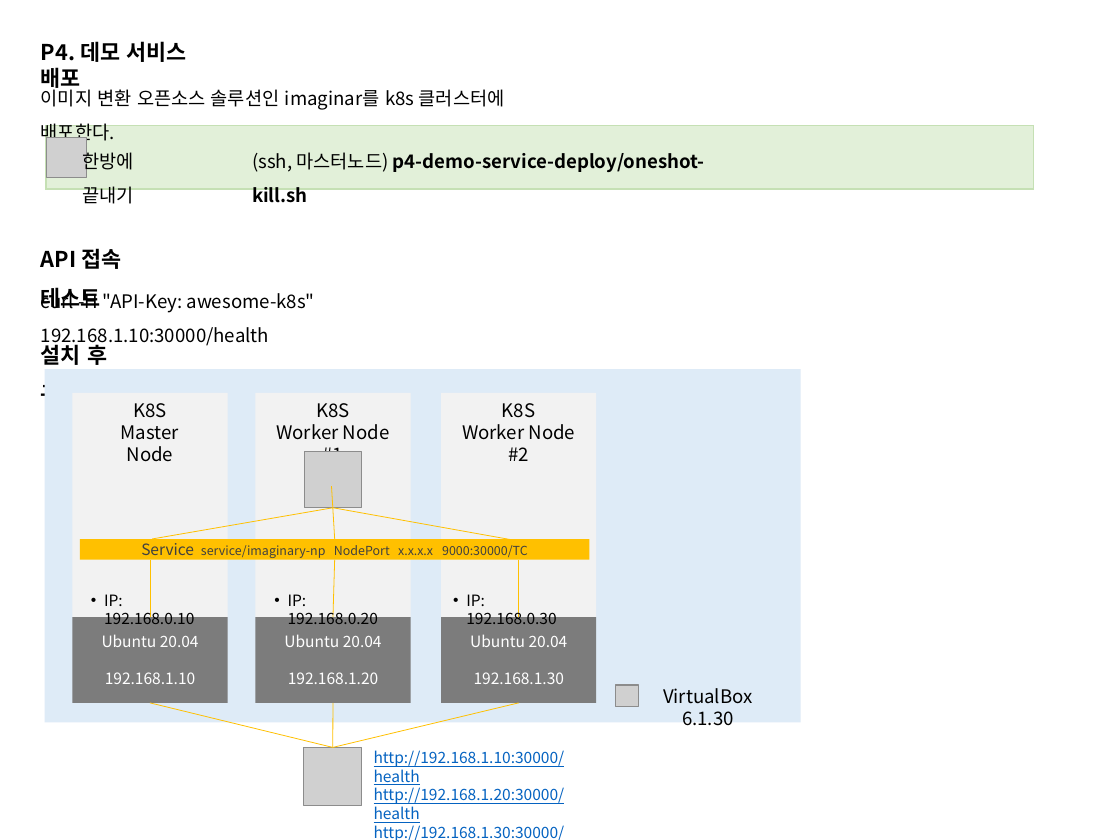
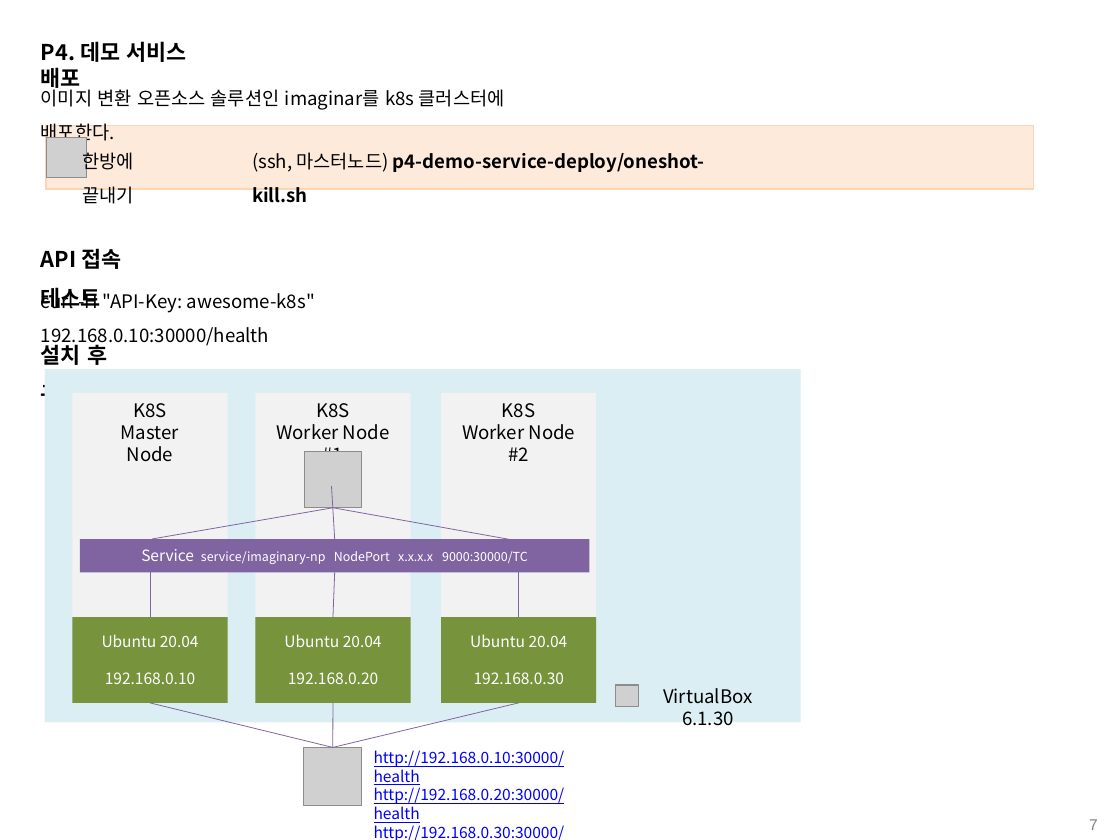
Before and after one commit to grollcake/k8s-practice, a slide deck: slide 7 of k8s practice.pptx. Drawn at 1120x840 pixels with LibreOffice and Linux fonts; fonts in the diff are those of the drawing; grey boxes stand for pictures. Boxes give left, top, right and bottom in pixels: in the first picture for what was removed or moved away, otherwise in the second. Text is boxed around its words. In the diff, an @@ line names an element or a change of style, - is before the commit and + after.

```diff
--- a/k8s practice.pptx
+++ b/k8s practice.pptx
@@ rectangle at <box>46,125,1034,189</box>: fill #E2F0D9 to #FDEADA; outline #C5E0B4 1 pt to #FCD5B5 1 pt @@
@@ text at <box>41,289,315,348</box>: text changed @@
-curl -H "API-Key: awesome-k8s" 192.168.1.10:30000/health
+curl -H "API-Key: awesome-k8s" 192.168.0.10:30000/health
@@ rectangle at <box>45,370,801,722</box>: fill #DEEBF7 to #DBEEF4 @@
@@ line (152, 539) - (333, 507): stroke #FFC000 0.5 pt to #8064A2 0.5 pt @@
@@ line (335, 539) - (332, 486): stroke #FFC000 0.5 pt to #8064A2 0.5 pt @@
@@ line (519, 541) - (333, 507): stroke #FFC000 0.5 pt to #8064A2 0.5 pt @@
@@ rectangle "Service service/imaginary-np NodePort x.x.x.x 9000:30000/TC": place and size @@
-rectangle "Service service/imaginary-np NodePort x.x.x.x 9000:30000/TC" at <box>80,539,589,559</box>
+rectangle "Service service/imaginary-np NodePort x.x.x.x 9000:30000/TC" at <box>80,539,589,572</box>
@@ rectangle "Service service/imaginary-np NodePort x.x.x.x 9000:30000/TC" at <box>80,539,589,572</box>: text colour #404040 to #FFFFFF; fill #FFC000 to #8064A2 @@
@@ line (150, 617) - (150, 560): stroke #FFC000 0.5 pt to #8064A2 0.5 pt @@
@@ line (519, 617) - (519, 560): stroke #FFC000 0.5 pt to #8064A2 0.5 pt @@
@@ text removed at <box>104,594,194,624</box> @@
-• IP: 192.168.0.10
@@ text removed at <box>288,594,378,624</box> @@
-• IP: 192.168.0.20
@@ line moved from (333, 617) - (335, 560) to (333, 617) - (335, 572) @@
@@ line (333, 617) - (335, 572): stroke #FFC000 0.5 pt to #8064A2 0.5 pt @@
@@ text removed at <box>466,594,556,624</box> @@
-• IP: 192.168.0.30
@@ fill #7C7C7C to #77933C in 3 elements at <box>255,617,411,702</box>, <box>73,617,228,702</box>, <box>441,617,597,702</box> @@
@@ text in rectangle at <box>105,672,195,684</box>: text changed @@
-192.168.1.10
+192.168.0.10
@@ text in rectangle at <box>288,672,378,684</box>: text changed @@
-192.168.1.20
+192.168.0.20
@@ text in rectangle at <box>474,672,564,684</box>: text changed @@
-192.168.1.30
+192.168.0.30
@@ line (333, 747) - (150, 703): stroke #FFC000 0.5 pt to #8064A2 0.5 pt @@
@@ line (333, 747) - (333, 703): stroke #FFC000 0.5 pt to #8064A2 0.5 pt @@
@@ line (333, 747) - (519, 703): stroke #FFC000 0.5 pt to #8064A2 0.5 pt @@
@@ text at <box>374,750,565,840</box>: text changed; text colour #0563C1 to #0000FF @@
-http://192.168.1.10:30000/health
-http://192.168.1.20:30000/health
-http://192.168.1.30:30000/health
+http://192.168.0.10:30000/health
+http://192.168.0.20:30000/health
+http://192.168.0.30:30000/health
@@ page number added at <box>1089,819,1098,830</box>, 10 pt, text #808080 @@
+7
```
Also in this commit, not shown: 12 other slides changed, 8 other files.
